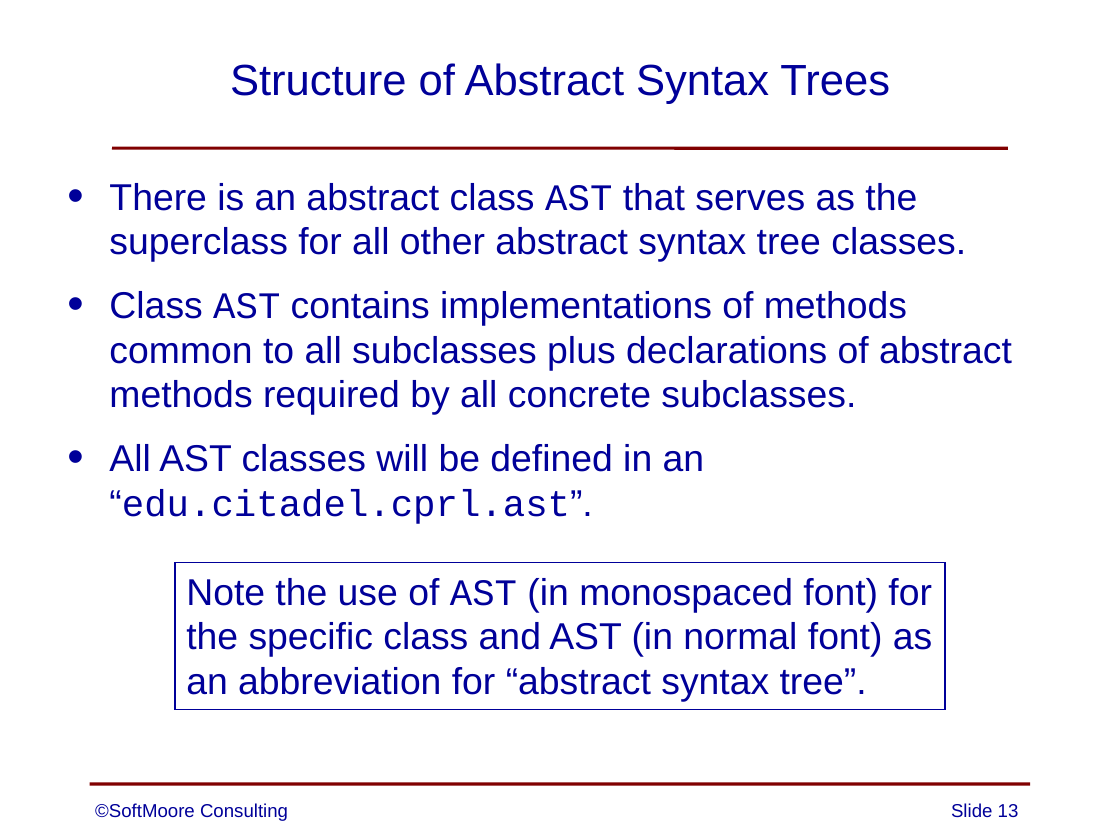
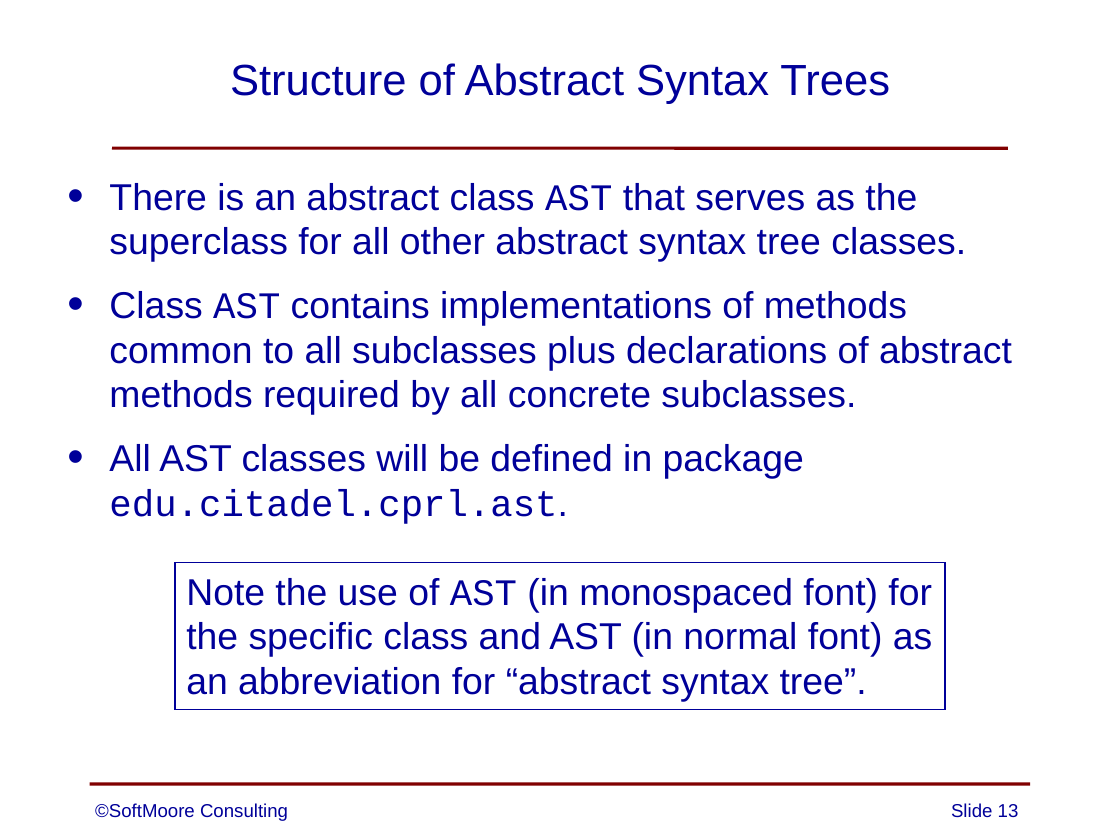
Before and after one commit to SoftMoore/CPRL-Java-4th, a slide deck: slide 13 of PowerPoints/08 - Abstract Syntax Trees.pptx. Drawn at 1120x840 pixels with LibreOffice and Linux fonts; fonts in the diff are those of the drawing. Boxes give left, top, right and bottom in pixels: in the first picture for what was removed or moved away, otherwise in the second. Text is boxed around its words. In the diff, an @@ line names an element or a change of style, - is before the commit and + after.

```diff
--- a/PowerPoints/08 - Abstract Syntax Trees.pptx
+++ b/PowerPoints/08 - Abstract Syntax Trees.pptx
@@ text at (109,444,804,524): text changed @@
-• All AST classes will be defined in an “edu.citadel.cprl.ast”.
+• All AST classes will be defined in package edu.citadel.cprl.ast.
```
Also in this commit, not shown: 2 other files.
